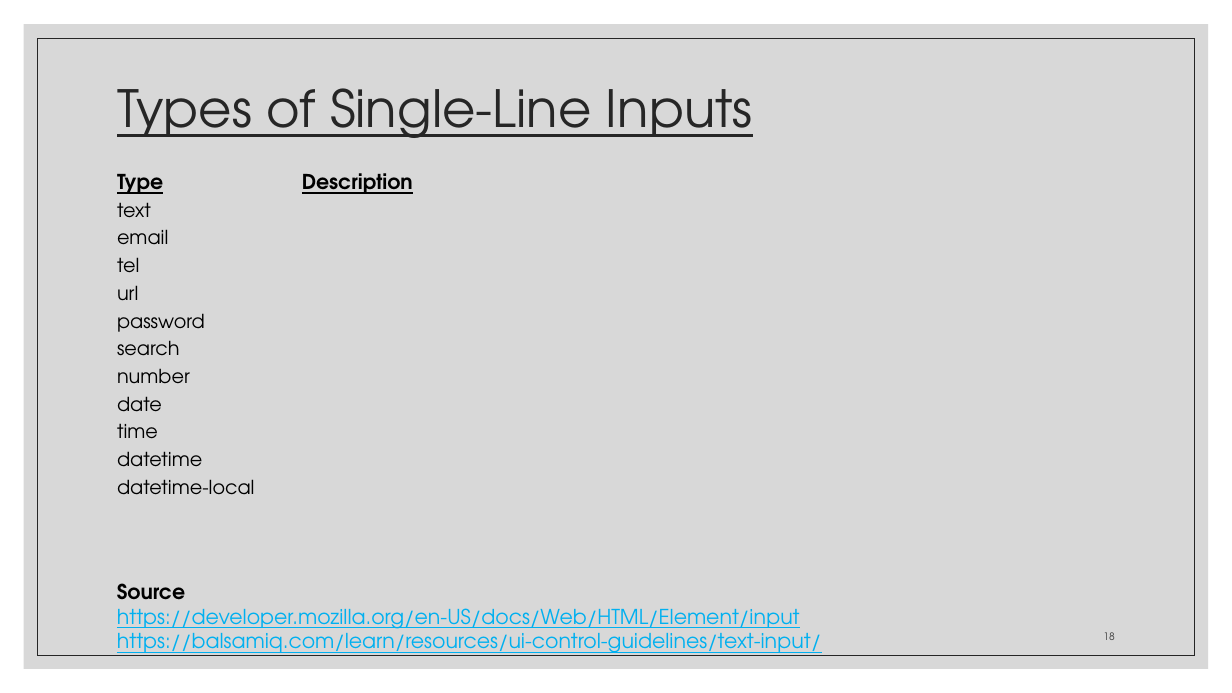
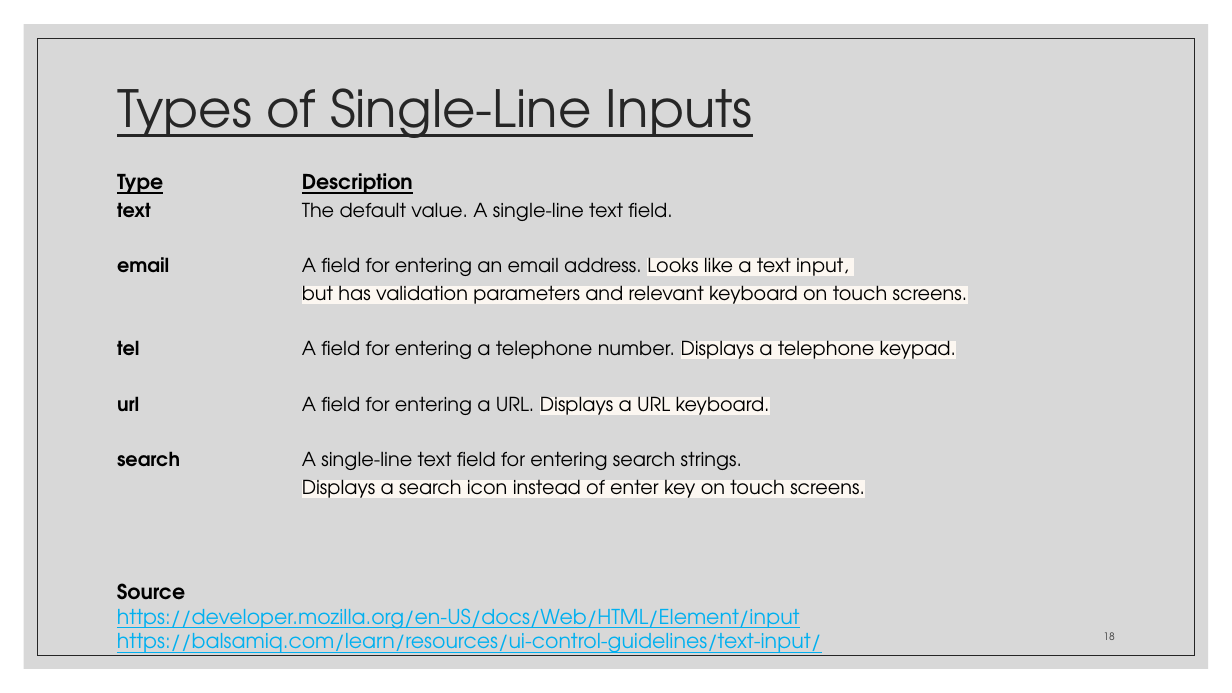
Before and after one commit to zackstotts/base-node-curriculum, a slide deck: slide 18 of unit_00/html_review/02 HTML Forms.pptx. Drawn at 1232x693 pixels with LibreOffice and Linux fonts; fonts in the diff are those of the drawing. Boxes give left, top, right and bottom in pixels: in the first picture for what was removed or moved away, otherwise in the second. Text is boxed around its words. In the diff, an @@ line names an element or a change of style, - is before the commit and + after.

```diff
--- a/unit_00/html_review/02 HTML Forms.pptx
+++ b/unit_00/html_review/02 HTML Forms.pptx
@@ text at (x1=117, y1=257, x2=968, y2=498): text changed @@
-text
-email
-tel
-url
-password
-search
-number
-date
-time
-datetime
-datetime-local
+text The default value. A single-line text field.
+email A field for entering an email address. Looks like a text input,
+but has validation parameters and relevant keyboard on touch screens.
+tel A field for entering a telephone number. Displays a telephone keypad.
+url A field for entering a URL. Displays a URL keyboard.
+search A single-line text field for entering search strings.
+Displays a search icon instead of enter key on touch screens.
```
Also in this commit, not shown: 6 other slides changed, 2 slides added, 1 slide removed, 1 other file.
